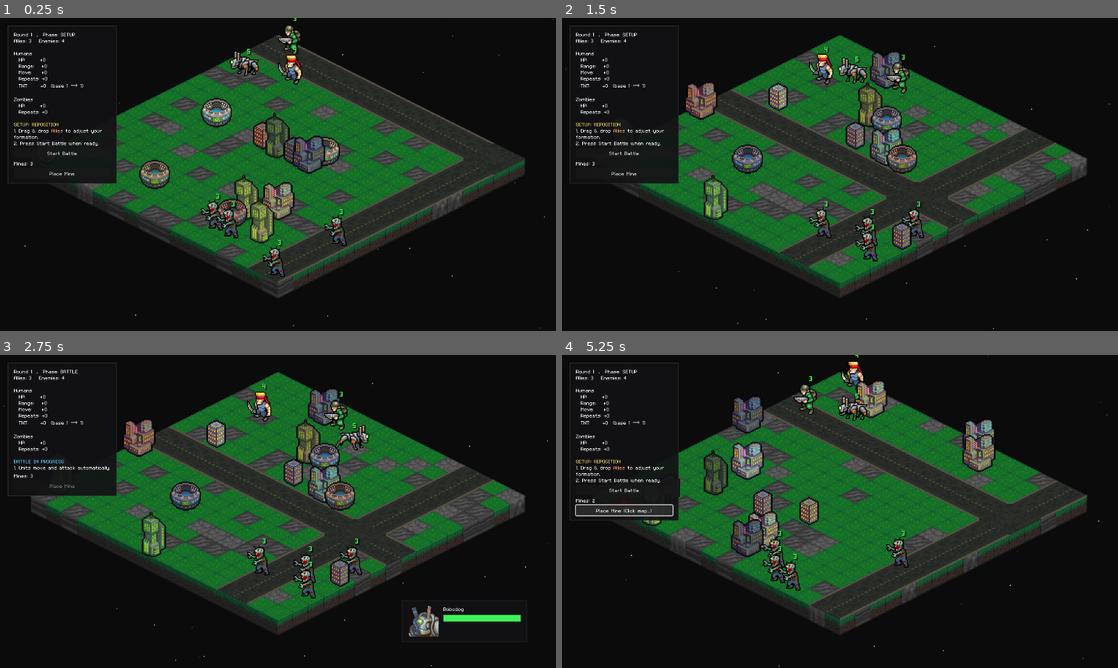
Above: before the commit, frames 1-4 (two rows, left to right).
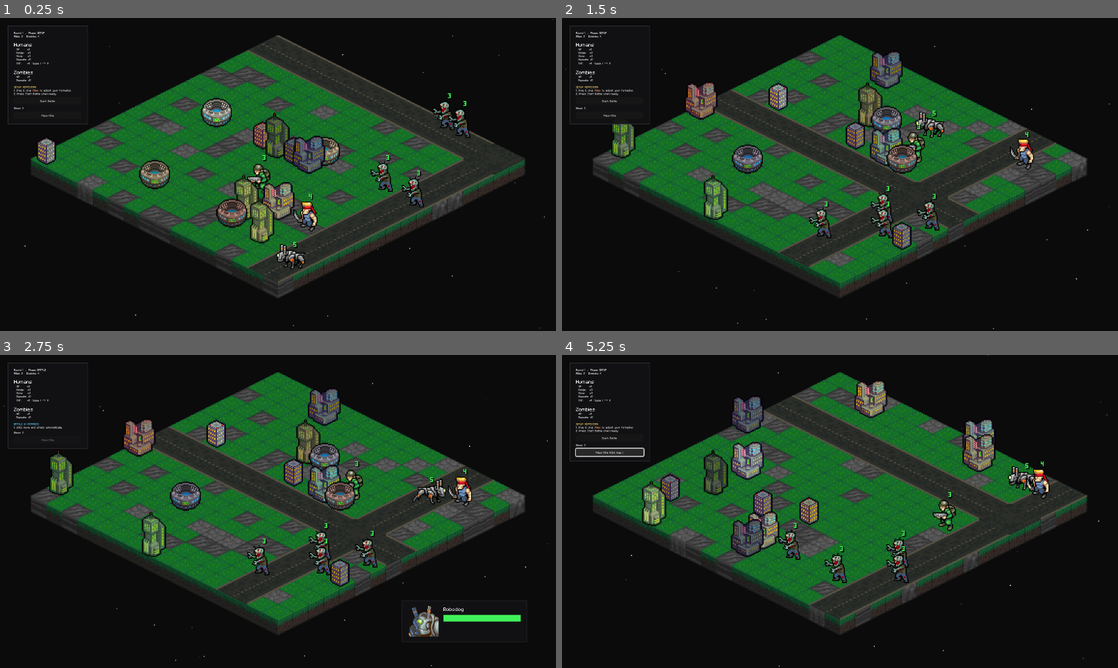
Above: after the commit, the same moments.

Repository: Tekknobot/MEKIII
Game: Godot game, scene res://scenes/Game.tscn
Same seed, same stepped clock (60 frames per second), same inputs: the game is played once before the commit and once after it.
Inputs (mouse positions are in pixels of both pictures, inside the frame that each line leads up to):
- Up to frame 1 (0.25 s): no input
- Up to frame 2 (1.5 s): click "Start Battle" at 0.5 s; tap Enter at 1.25 s; move the mouse to (962, 158) at 1.27 s; tap R at 1.35 s; click (962, 158) at 1.42 s
- Up to frame 3 (2.75 s): click "Start Battle" at 2 s
- Up to frame 4 (5.25 s): drag from (728, 527) to (812, 574) at 2.77 s; move the mouse to (895, 442) at 3.52 s; tap R at 3.6 s; click (895, 442) at 3.67 s; click "Place Mine" at 4.25 s; click "Place Mine (Click map...)" at 5 s

The runs differ from the first frame. In frame 1, 5.9% of the frame differs, in the area x 1-85%, y 0-83%; in frame 2, 5.6%; in frame 3, 4.4%; in frame 4, 5.8%.

Commit message:
Spawn units differently.

Diff:
--- a/scripts/game.gd
+++ b/scripts/game.gd
@@ -208,7 +208,7 @@
 
 # Put this near the top of game.gd (or wherever _build_ui lives)
 @export var ui_font_path: String = "res://fonts/magofonts/mago1.ttf"
-@export var ui_font_size: int = 16
+@export var ui_font_size: int = 8
 @export var ui_title_font_size: int = 16
 
 var ui_font: FontFile
@@ -405,35 +405,199 @@
 		push_warning("Assign human_scene, mech_scene, and zombie_scene in the Inspector.")
 		return
 
-	# human2 is optional, but if it's missing we’ll just use human_scene
-	var has_h2 := (human2_scene != null)
-
+	# wipe old units
 	for child in units_root.get_children():
 		child.queue_free()
 	grid.occupied.clear()
 	unit_origin.clear()
 
-	var ally_rect := _rect_top_left(ally_spawn_size)
-	var enemy_rect := _rect_bottom_right(enemy_spawn_size)
-
-	# ✅ Mechs: top-left
+	# ---- build zones (4 quadrants) ----
+	var zones := _build_spawn_zones()
+	if zones.is_empty():
+		# fallback: whole map
+		zones = [Rect2i(Vector2i(0, 0), Vector2i(map_width, map_height))]
+
+	# pick a random zone for ALLIES
+	var ally_zone_idx := rng.randi_range(0, zones.size() - 1)
+
+	# pick a different random zone for ZOMBIES (if possible)
+	var zombie_zone_idx := ally_zone_idx
+	if zones.size() > 1:
+		while zombie_zone_idx == ally_zone_idx:
+			zombie_zone_idx = rng.randi_range(0, zones.size() - 1)
+
+	var ally_zone := zones[ally_zone_idx]
+
+	# “spill order”: start at zombie zone, then go to the “next zones”
+	# (we rotate the zone list so zombie_zone is first, then the rest in sequence)
+	var zombie_zone_order: Array[Rect2i] = []
+	for i in range(zones.size()):
+		var idx := (zombie_zone_idx + i) % zones.size()
+		zombie_zone_order.append(zones[idx])
+
+	# ---- Spawn ALLIES together in ally_zone ----
+	# (mechs + humans + human2)
 	for i in range(mech_count):
-		_spawn_one(mech_scene, ally_rect)
-
-	# ✅ Humans: top-left
+		_spawn_one_in_zone(mech_scene, ally_zone)
+
 	for i in range(human_count):
-		_spawn_one(human_scene, ally_rect)
-
-	# ✅ Human2: top-left (only if scene assigned)
+		_spawn_one_in_zone(human_scene, ally_zone)
+
 	if human2_scene != null:
 		for i in range(human2_count):
-			_spawn_one(human2_scene, ally_rect)
-
-	# ✅ Zombies: bottom-right
-	for i in range(zombie_count):
-		_spawn_one(zombie_scene, enemy_rect)
-
+			_spawn_one_in_zone(human2_scene, ally_zone)
+
+	# ---- Spawn ZOMBIES together in zombie zone, spill into next zones if needed ----
+	_spawn_many_spilling(zombie_scene, zombie_count, zombie_zone_order)
+
+	_update_all_unit_layering()
 	_refresh_ui_status()
+
+func _build_spawn_zones() -> Array[Rect2i]:
+	# 4 quadrants: TL, TR, BL, BR
+	var zones: Array[Rect2i] = []
+
+	# If your map isn't evenly divisible, we floor for safety.
+	var half_w = max(1, map_width / 2)
+	var half_h = max(1, map_height / 2)
+
+	var tl := Rect2i(Vector2i(0, 0), Vector2i(half_w, half_h))
+	var tr := Rect2i(Vector2i(map_width - half_w, 0), Vector2i(half_w, half_h))
+	var bl := Rect2i(Vector2i(0, map_height - half_h), Vector2i(half_w, half_h))
+	var br := Rect2i(Vector2i(map_width - half_w, map_height - half_h), Vector2i(half_w, half_h))
+
+	zones.append(tl)
+	zones.append(tr)
+	zones.append(bl)
+	zones.append(br)
+
+	# Optional: shuffle zone “identity” a bit (still quadrants, but random order)
+	# NOTE: we still “spill into next zone” via rotated order in spawn_units().
+	# If you want strict clockwise spill, remove this shuffle.
+	zones.shuffle()
+
+	return zones
+
+
+func _spawn_many_spilling(scene: PackedScene, count: int, zone_order: Array[Rect2i]) -> void:
+	if scene == null:
+		return
+	if count <= 0:
+		return
+	if zone_order.is_empty():
+		return
+
+	var zone_i := 0
+	var spawned := 0
+
+	# We’ll try hard, but never infinite loop.
+	var global_guard := 6000
+
+	while spawned < count and global_guard > 0:
+		global_guard -= 1
+
+		# if we run out of zones, keep using the last one (or wrap; your call)
+		zone_i = clampi(zone_i, 0, zone_order.size() - 1)
+
+		var zone := zone_order[zone_i]
+
+		var ok := _spawn_one_in_zone(scene, zone)
+
+		if ok:
+			spawned += 1
+			continue
+
+		# Could not fit into this zone: spill to next zone
+		if zone_i < zone_order.size() - 1:
+			zone_i += 1
+		else:
+			# Nowhere left. We stop (or you could relax rules here).
+			push_warning("Not enough space to spawn all units. Spawned %d/%d." % [spawned, count])
+			return
+
+
+func _spawn_one_in_zone(scene: PackedScene, zone: Rect2i) -> bool:
+	# Same idea as your _spawn_one, but constrained to a zone.
+	var tries := 500
+	while tries > 0:
+		tries -= 1
+
+		var unit := scene.instantiate() as Unit
+		if unit == null:
+			return false
+
+		var origin := _rand_cell_in_rect(zone)
+
+		# big units must align
+		if _is_big_unit(unit):
+			origin = snap_origin_for_unit(origin, unit)
+
+			# if snapping pushed it outside the zone, try again
+			if not zone.has_point(origin):
+				unit.queue_free()
+				continue
+
+		var cells := unit.footprint_cells(origin)
+
+		var ok := true
+		for c in cells:
+			if not grid.in_bounds(c):
+				ok = false
+				break
+			if grid.terrain[c.x][c.y] == T_WATER:
+				ok = false
+				break
+
+			# ✅ don't spawn on structure footprints
+			if structure_blocked.has(c):
+				ok = false
+				break
+
+			# ✅ also keep out of roads if you want
+			# (you already use road_blocked for mines/buildings; optional for spawns)
+			# if road_blocked.has(c):
+			# 	ok = false
+			# 	break
+
+			if grid.is_occupied(c):
+				ok = false
+				break
+
+		if not ok:
+			unit.queue_free()
+			continue
+
+		# commit occupancy
+		for c in cells:
+			grid.set_occupied(c, unit)
+
+		unit.grid_pos = origin
+		unit_origin[unit] = origin
+		units_root.add_child(unit)
+
+		# ✅ keep HUD live-updating on HP changes
+		if not unit.hp_changed.is_connected(_on_unit_hp_changed):
+			unit.hp_changed.connect(_on_unit_hp_changed)
+
+		# ✅ ensure HUD clears if the bound unit dies
+		if not unit.died.is_connected(_on_unit_died):
+			unit.died.connect(_on_unit_died)
+
+		# ✅ Apply run bonuses AFTER the unit's own _ready() finishes
+		if unit.team == Unit.Team.ALLY:
+			unit.call_deferred("apply_run_bonuses", bonus_max_hp, bonus_attack_range, bonus_move_range, bonus_attack_repeats)
+
+		# ✅ Enemy scaling (zombies only) — STACKED + PERSISTENT
+		if unit is Zombie:
+			unit.call_deferred("_apply_hp_bonus_safe", zombie_bonus_hp)
+			unit.call_deferred("_apply_repeats_bonus_safe", zombie_bonus_repeats)
+
+		# place in world
+		unit.global_position = cell_to_world_for_unit(origin, unit)
+
+		return true
+
+	return false
 
 # -----------------------
 # SETUP: reposition allies before starting the battle
@@ -765,11 +929,11 @@
 	margin.add_theme_constant_override("margin_top", 10)
 	margin.add_theme_constant_override("margin_bottom", 10)
 	ui_panel.add_child(margin)
-	ui_panel.custom_minimum_size = Vector2(220, 0) # 200 + left/right padding (12+12)
+	ui_panel.custom_minimum_size = Vector2(140, 0) # 200 + left/right padding (12+12)
 
 	# Your existing VBox goes inside the margin
 	var v := VBoxContainer.new()
-	v.custom_minimum_size = Vector2(200, 0)  # ✅ keeps same width as before
+	v.custom_minimum_size = Vector2(140, 0)  # ✅ keeps same width as before
 	v.size_flags_horizontal = Control.SIZE_SHRINK_BEGIN
 	v.size_flags_vertical = Control.SIZE_SHRINK_BEGIN
 	margin.add_child(v)
@@ -1193,7 +1357,7 @@
 	if state == GameState.SETUP:
 		lines.append("[color=#ffd966]SETUP: REPOSITION[/color]")
 		lines.append("1. Drag & drop [color=#ff9966]Allies[/color] to adjust your formation.")
-		lines.append("2. Press [b]Start Battle[/b] when ready.")
+		lines.append("2. Press Start Battle when ready.")
 	elif state == GameState.BATTLE:
 		lines.append("[color=#66ccff]BATTLE IN PROGRESS[/color]")
 		lines.append("1. Units move and attack automatically.")
@@ -2747,41 +2911,37 @@
 	if zombies.is_empty():
 		return
 
-	# pick up to N random zombies (unique)
 	zombies.shuffle()
 	var count = min(orbital_hits, zombies.size())
 
 	for i in range(count):
 		var z := zombies[i]
-		if z == null or not is_instance_valid(z):
+		if z == null or not is_instance_valid(z) or z.is_queued_for_deletion():
 			continue
 
+		# ✅ stop any in-progress movement so it can’t “finish its tween” after death
+		_interrupt_unit_motion(z)
+
 		var hit_pos := z.global_position
 
-		# 1px beam flash
 		_spawn_orbital_beam(hit_pos)
 
-		# optional zap sfx
 		if sfx_orbital_zap != null:
 			play_sfx_poly(sfx_orbital_zap, hit_pos, -4.0, 0.95, 1.05)
 
-		# explosion visual + sfx
 		if tnt_explosion_scene != null:
 			var boom := tnt_explosion_scene.instantiate() as Node2D
 			if boom != null:
 				add_child(boom)
 				boom.global_position = hit_pos
+				boom.z_as_relative = false
 				boom.z_index = int(hit_pos.y) + 999
-				play_sfx_poly(sfx_explosion, hit_pos, -2.0, 0.9, 1.1)
-
-		# kill the zombie
-		if is_instance_valid(z):
+				if sfx_explosion != null:
+					play_sfx_poly(sfx_explosion, hit_pos, -2.0, 0.9, 1.1)
+
+		# ✅ kill safely
+		if is_instance_valid(z) and not z.is_queued_for_deletion():
 			await z.take_damage(orbital_damage)
-
-			# ✅ flash on hit (only if still alive)
-			if is_instance_valid(z) and z.hp > 0:
-				play_sfx_poly(_sfx_hurt_for(z), z.global_position, -5.0)
-				await _flash_unit(z)
 
 		await get_tree().create_timer(orbital_delay).timeout
 
@@ -2982,7 +3142,7 @@
 		return
 	if is_moving_unit or is_attacking_unit:
 		return
-	if not is_instance_valid(u):
+	if not is_instance_valid(u) or u.is_queued_for_deletion():
 		return
 
 	is_moving_unit = true
@@ -2991,9 +3151,15 @@
 	# kill any previous tween
 	if move_tween != null and move_tween.is_valid():
 		move_tween.kill()
+		move_tween = null
 
 	# path includes start, so skip 0
 	for i in range(1, path.size()):
+		# ✅ if unit died during previous step, stop NOW
+		if _unit_dead_or_freeing(u):
+			is_moving_unit = false
+			return
+
 		var step_origin := path[i]
 		var step_pos := cell_to_world_for_unit(step_origin, u)
 
@@ -3005,20 +3171,27 @@
 		move_tween.set_ease(Tween.EASE_IN_OUT)
 		move_tween.tween_property(u, "global_position", step_pos, step_duration)
 
+		# ✅ let Unit know what tween is moving it (so death can cancel it)
+		if u.has_method("set_motion_tween"):
+			u.call("set_motion_tween", move_tween)
+
 		_hud_refresh()
 
 		var token := _motion_cancel_token
-
-		# ... inside the loop, after you create move_tween:
 		await _await_tween_or_cancel(move_tween, token)
 
-		# if cancelled, stop moving immediately
-		if _motion_cancel_token != token:
+		# ✅ cancelled or unit died while awaiting
+		if _motion_cancel_token != token or _unit_dead_or_freeing(u):
+			is_moving_unit = false
 			return
 
 		u.update_layering()
 
-	# snap exact
+	# ✅ final snap only if still alive
+	if _unit_dead_or_freeing(u):
+		is_moving_unit = false
+		return
+
 	u.global_position = cell_to_world_for_unit(path[path.size() - 1], u)
 	_update_all_unit_layering()
 	_play_idle(u)
@@ -3174,6 +3347,7 @@
 			continue
 
 		var vref = weakref(v)
+		_interrupt_unit_motion(v)
 		await v.take_damage(_get_tnt_damage())
 
 		var still := vref.get_ref() as Unit
